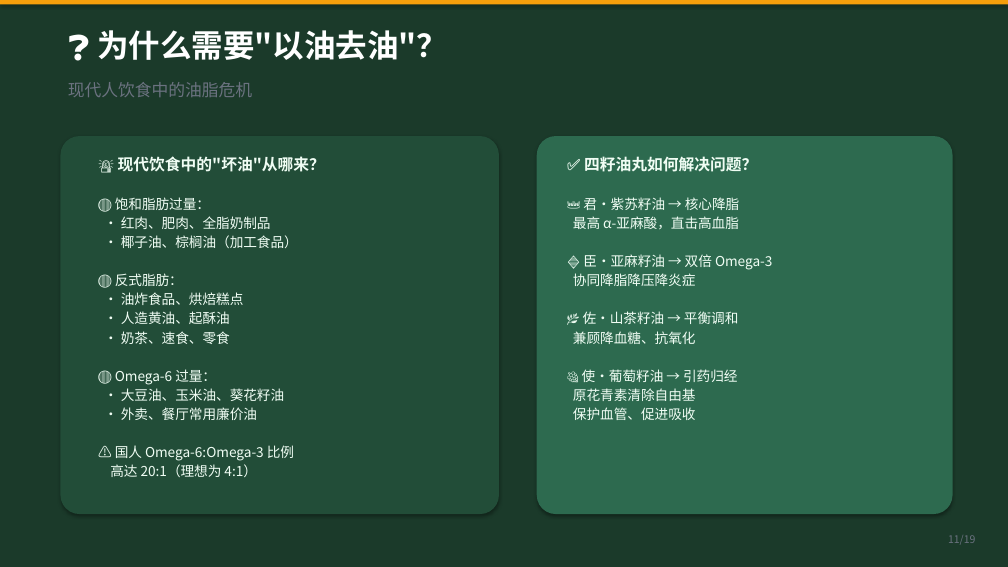
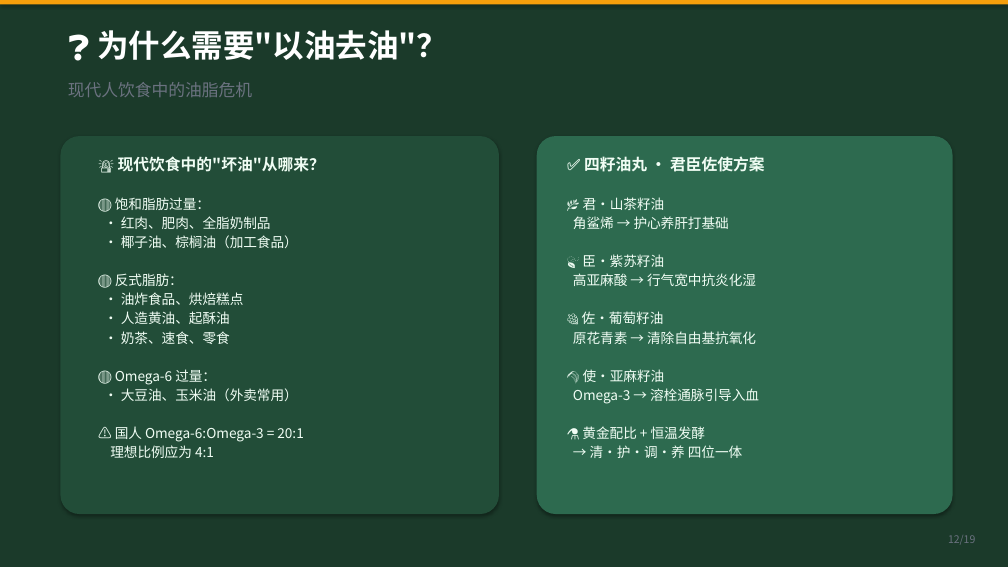
Before and after one commit to unclefrankie422/boyboy-manager, a slide deck: slide 12 of why-four-seed-oil.pptx (slide 11 before the commit). Drawn at 1008x567 pixels with LibreOffice and Linux fonts; fonts in the diff are those of the drawing. Boxes give left, top, right and bottom in pixels: in the first picture for what was removed or moved away, otherwise in the second. Text is boxed around its words. In the diff, an @@ line names an element or a change of style, - is before the commit and + after.

Commit message:
四籽油丸PPT v3：纠正君臣佐使排序（君山茶角鲨烯·臣紫苏高亚麻酸·佐葡萄原花青素·使亚麻Omega3）+ 新增清护调养四位一体 + 黄金配比恒温发酵工艺

```diff
--- a/why-four-seed-oil.pptx
+++ b/why-four-seed-oil.pptx
@@ text at (573,156,764,458): text changed @@
-✅ 四籽油丸如何解决问题？
-👑 君·紫苏籽油 → 核心降脂
-最高 α-亚麻酸，直击高血脂
-🔷 臣·亚麻籽油 → 双倍 Omega-3
-协同降脂降压降炎症
-🌿 佐·山茶籽油 → 平衡调和
-兼顾降血糖、抗氧化
-🍇 使·葡萄籽油 → 引药归经
-原花青素清除自由基
-保护血管、促进吸收
+✅ 四籽油丸 · 君臣佐使方案
+🌿 君·山茶籽油
+角鲨烯 → 护心养肝打基础
+🍃 臣·紫苏籽油
+高亚麻酸 → 行气宽中抗炎化湿
+🍇 佐·葡萄籽油
+原花青素 → 清除自由基抗氧化
+🌾 使·亚麻籽油
+Omega-3 → 溶栓通脉引导入血
+⚗️ 黄金配比 + 恒温发酵
+→ 清·护·调·养 四位一体
@@ text at (110,388,303,458): text changed @@
-• 大豆油、玉米油、葵花籽油
-• 外卖、餐厅常用廉价油
-⚠️ 国人 Omega-6:Omega-3 比例
-高达 20:1（理想为 4:1）
+• 大豆油、玉米油（外卖常用）
+⚠️ 国人 Omega-6:Omega-3 = 20:1
+理想比例应为 4:1
@@ text at (948,535,975,544): text changed @@
-11/19
+12/19
```
Also in this commit, not shown: 16 other slides changed, 2 slides added, 2 slides removed, 1 other file.
